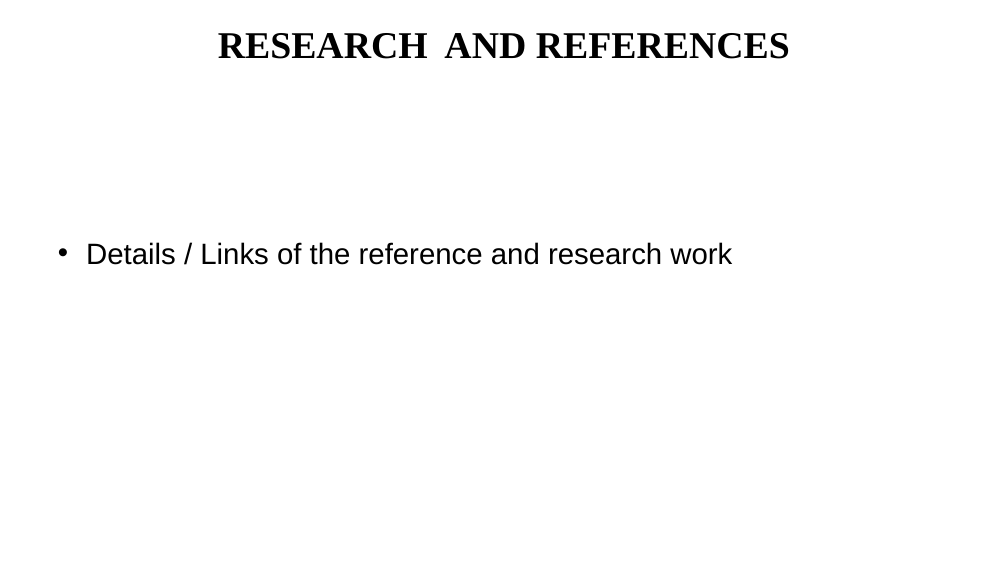
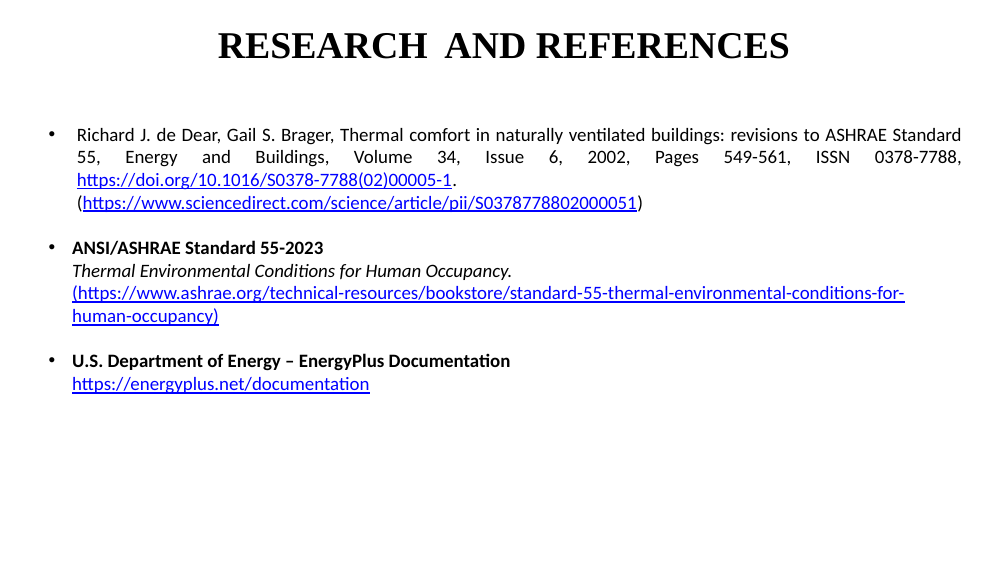
Before and after one commit to APEXPRE123207/Sentinel_BMS_AI, a slide deck: slide 6 of deliverables/SentinelAI_BMS_Presentation.pptx (slide 7 before the commit). Drawn at 1008x567 pixels with LibreOffice and Linux fonts; fonts in the diff are those of the drawing. Boxes give left, top, right and bottom in pixels: in the first picture for what was removed or moved away, otherwise in the second. Text is boxed around its words. In the diff, an @@ line names an element or a change of style, - is before the commit and + after.

```diff
--- a/deliverables/SentinelAI_BMS_Presentation.pptx
+++ b/deliverables/SentinelAI_BMS_Presentation.pptx
@@ text at <box>72,128,962,394</box>: text changed; size 28 to 18 pt; font Arial to Calibri @@
-• Details / Links of the reference and research work
+• Richard J. de Dear, Gail S. Brager, Thermal comfort in naturally ventilated buildings: revisions to ASHRAE Standard 55, Energy and Buildings, Volume 34, Issue 6, 2002, Pages 549-561, ISSN 0378-7788, https://doi.org/10.1016/S0378-7788(02)00005-1. (https://www.sciencedirect.com/science/article/pii/S0378778802000051)
+• ANSI/ASHRAE Standard 55-2023
+  Thermal Environmental Conditions for Human Occupancy. (https://www.ashrae.org/technical-resources/bookstore/standard-55-thermal-environmental-conditions-for-human-occupancy)
+• U.S. Department of Energy – EnergyPlus Documentation
+  https://energyplus.net/documentation
```
Also in this commit, not shown: 2 other slides changed, 3 slides added, 4 slides removed, 13 other files.
